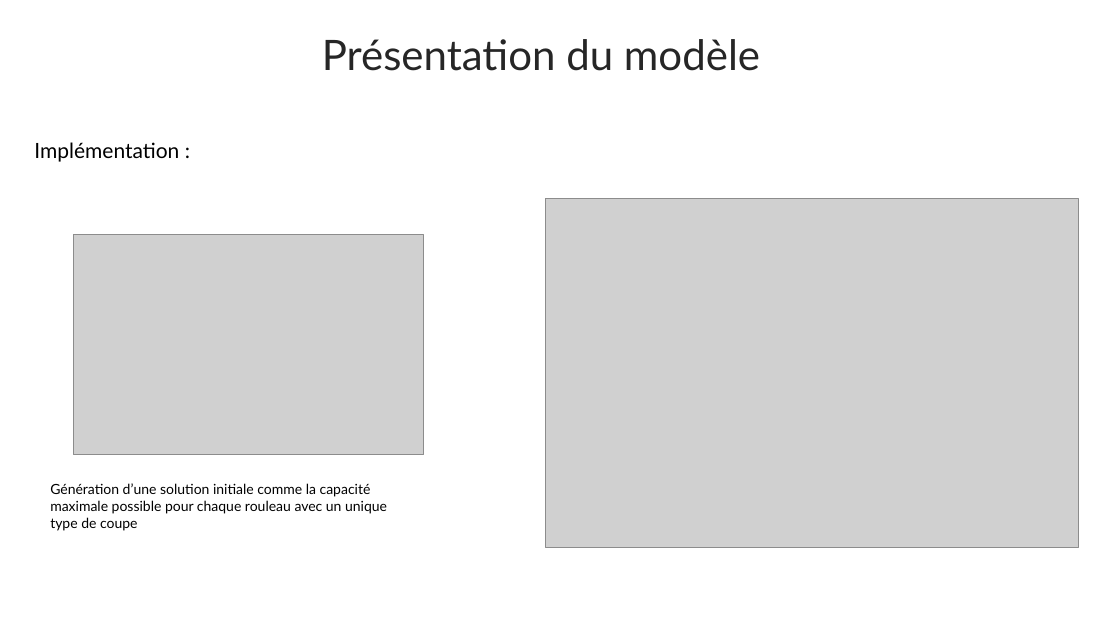
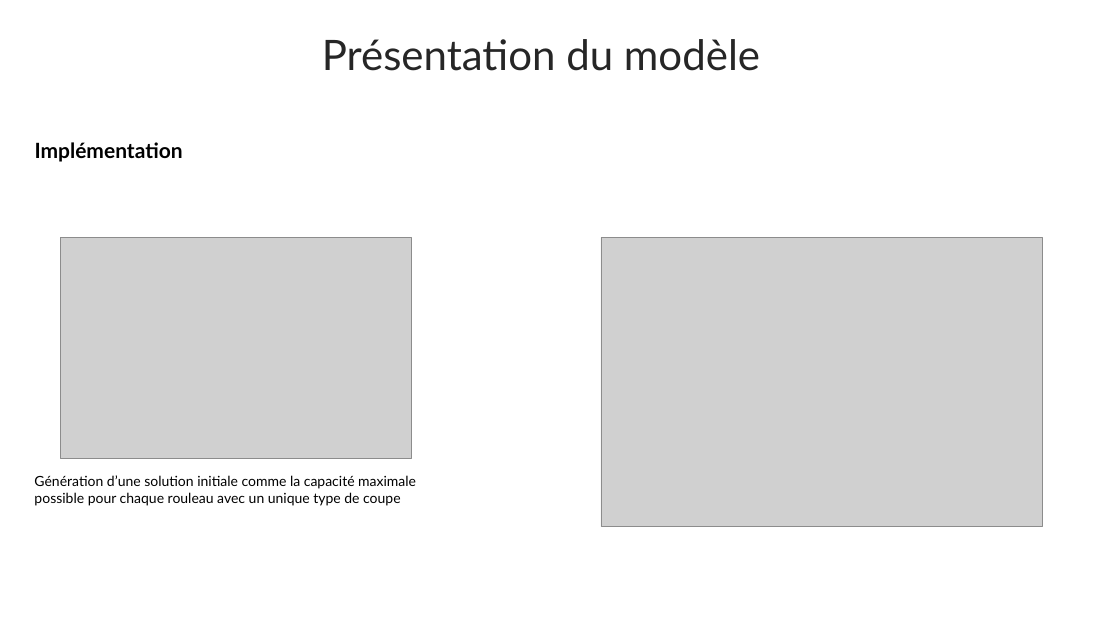
Before and after one commit to SimonBayl/Cutting_Stock_CG, a slide deck: slide 10 of Cutting_Stock_presentation.pptx (slide 9 before the commit). Drawn at 1120x630 pixels with LibreOffice and Linux fonts; fonts in the diff are those of the drawing; grey boxes stand for pictures. Boxes give left, top, right and bottom in pixels: in the first picture for what was removed or moved away, otherwise in the second. Text is boxed around its words. In the diff, an @@ line names an element or a change of style, - is before the commit and + after.

```diff
--- a/Cutting_Stock_presentation.pptx
+++ b/Cutting_Stock_presentation.pptx
@@ text at (35,142,183,162): text changed; bold on @@
-Implémentation :
+Implémentation
@@ picture: place and size @@
-picture at (73,234,423,455)
+picture at (60,238,411,458)
@@ picture: place and size @@
-picture at (545,198,1078,547)
+picture at (601,238,1042,527)
@@ text "Génération d’une solution initiale comme ..." rewrapped from (50,483,387,531) to (34,475,416,506) @@
```
Also in this commit, not shown: 7 other slides changed, 1 slide added, 1 other file.
